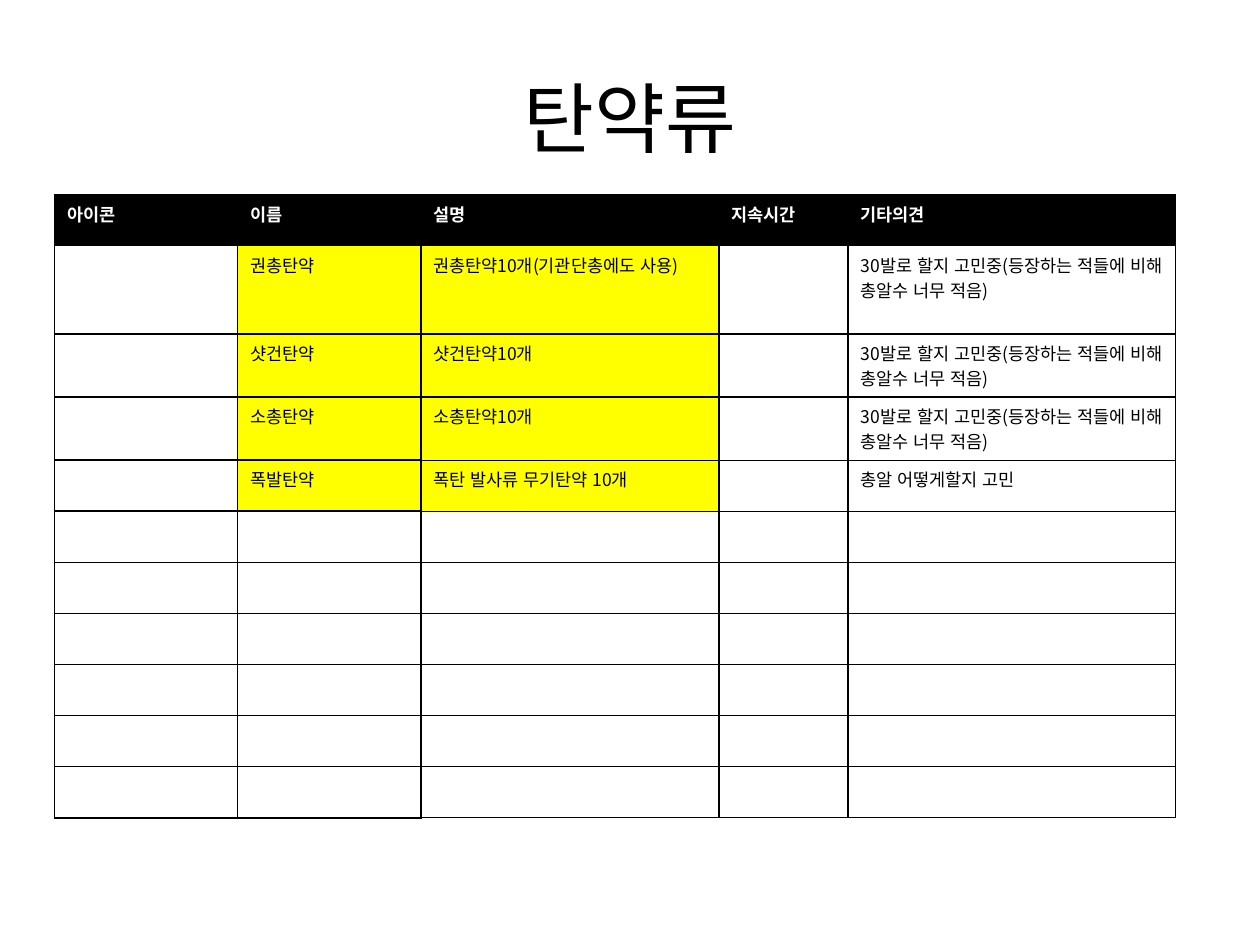
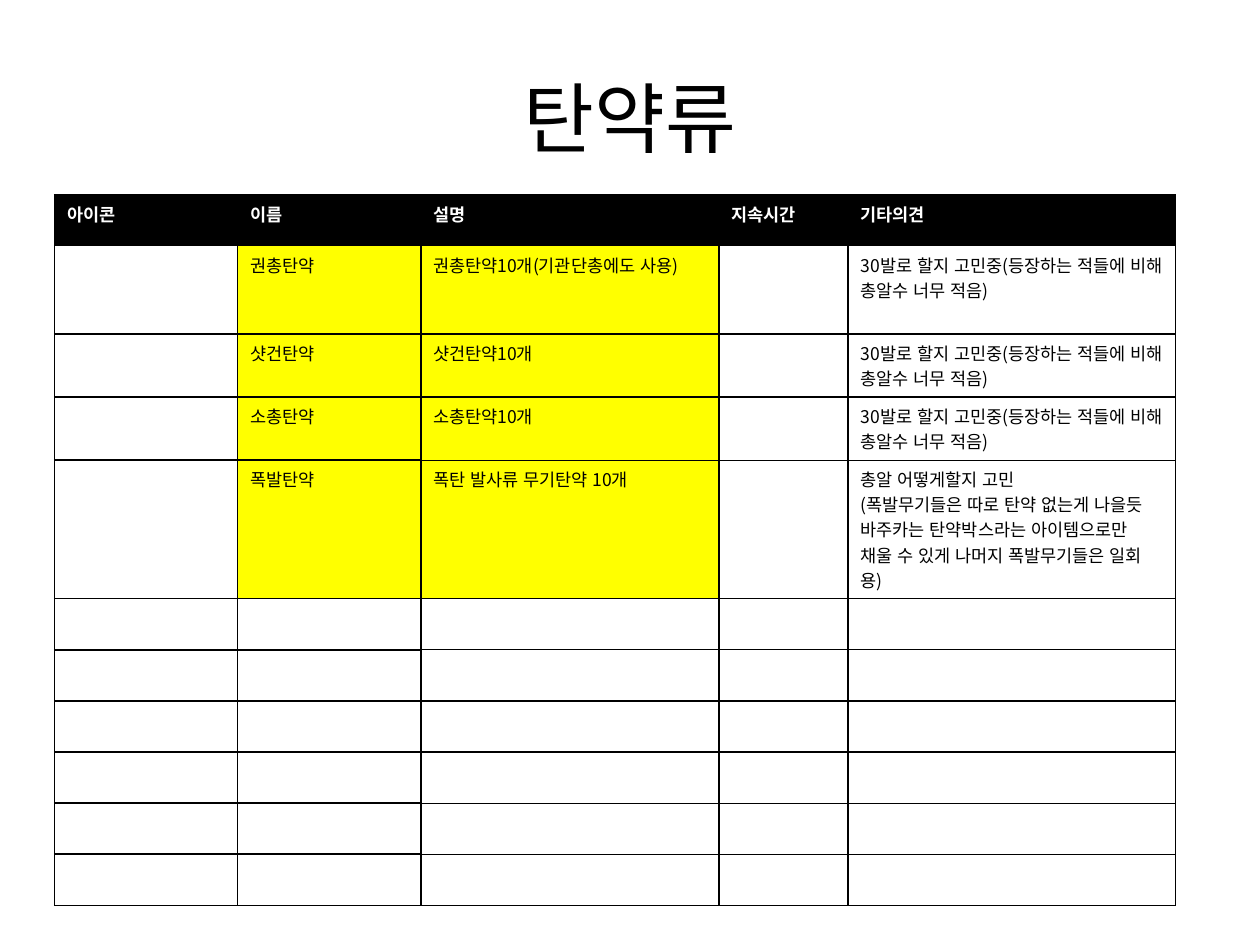
Before and after one commit to gkdlgndpdu/EscapeJail, a slide deck: slide 9 of EscapeJail/Assets/기획/스테이지1기획.pptx. Drawn at 1260x945 pixels with LibreOffice and Linux fonts; fonts in the diff are those of the drawing. Boxes give left, top, right and bottom in pixels: in the first picture for what was removed or moved away, otherwise in the second. Text is boxed around its words. In the diff, an @@ line names an element or a change of style, - is before the commit and + after.

```diff
--- a/EscapeJail/Assets/기획/스테이지1기획.pptx
+++ b/EscapeJail/Assets/기획/스테이지1기획.pptx
@@ table at <box>54,195,1174,856</box> @@
-row 5, column 5: 총알 어떻게할지 고민
+row 5, column 5: 총알 어떻게할지 고민 / (폭발무기들은 따로 탄약 없는게 나을듯 바주카는 탄약박스라는 아이템으로만 채울 수 있게 나머지 폭발무기들은 일회용)
```
Also in this commit, not shown: 1 other slide changed.
